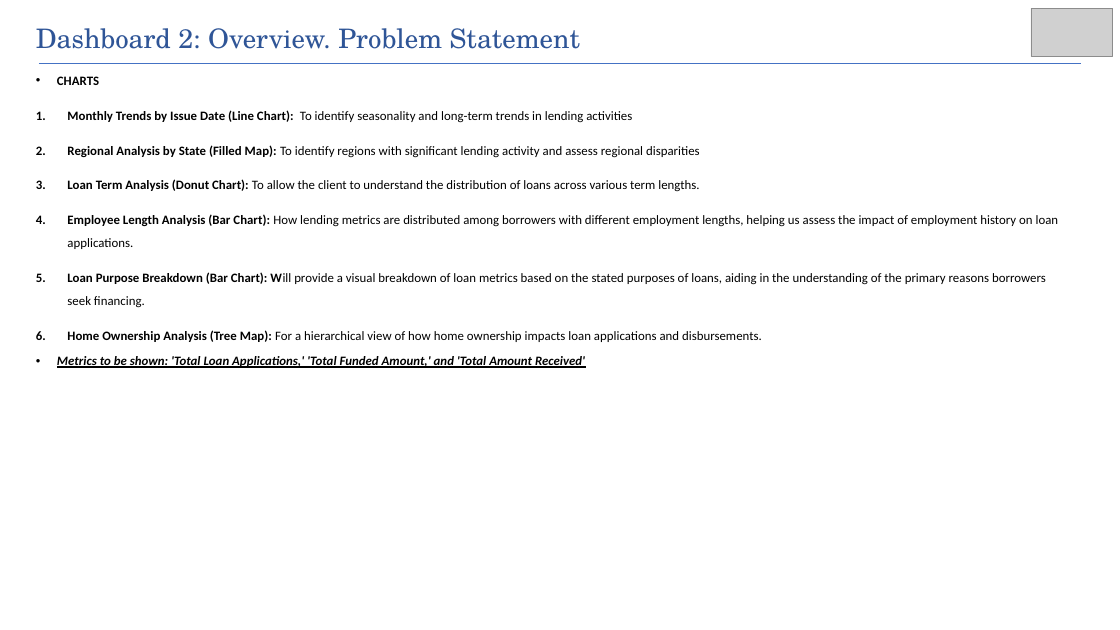
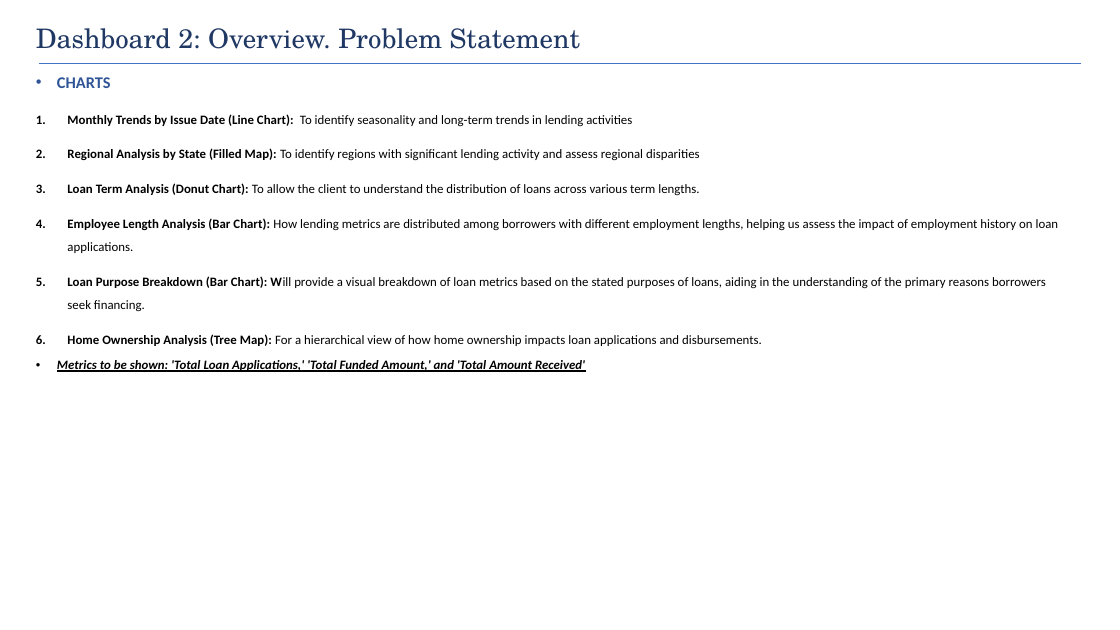
Before and after one commit to ds-souvik/Bank_Loan_Analysis_with_PowerBI_Dashboards, a slide deck: slide 10 of Loan Data Analysis and Dashboard Presentation.pptx (slide 5 before the commit). Drawn at 1120x630 pixels with LibreOffice and Linux fonts; fonts in the diff are those of the drawing; grey boxes stand for pictures. Boxes give left, top, right and bottom in pixels: in the first picture for what was removed or moved away, otherwise in the second. Text is boxed around its words. In the diff, an @@ line names an element or a change of style, - is before the commit and + after.

```diff
--- a/Loan Data Analysis and Dashboard Presentation.pptx
+++ b/Loan Data Analysis and Dashboard Presentation.pptx
@@ text "Dashboard 2: Overview. Problem Statement" at <box>36,28,580,49</box>: text colour #2F5597 to #203864 @@
@@ picture removed at <box>1031,8,1113,56</box> @@
@@ text at <box>57,77,111,88</box>: size 11 to 14 pt, text colour #000000 to #2F5597 in "CHARTS" @@
```
Also in this commit, not shown: 5 other slides changed, 11 slides added, 18 slides removed, 1 other file.
